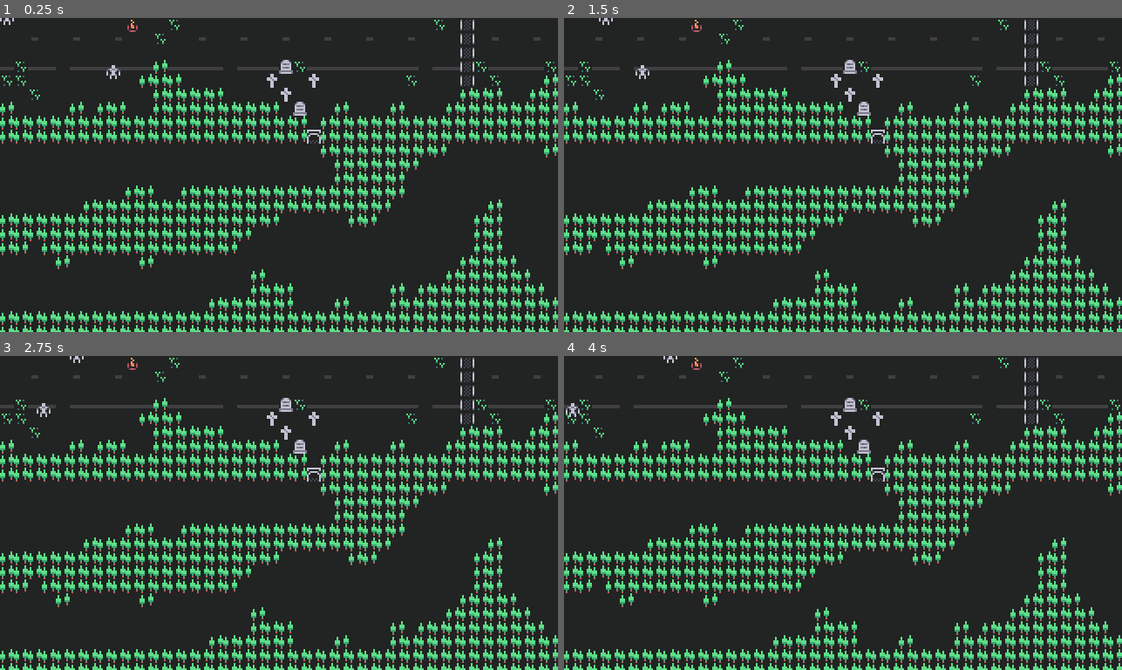
Above: before the commit, frames 1-4 (two rows, left to right).
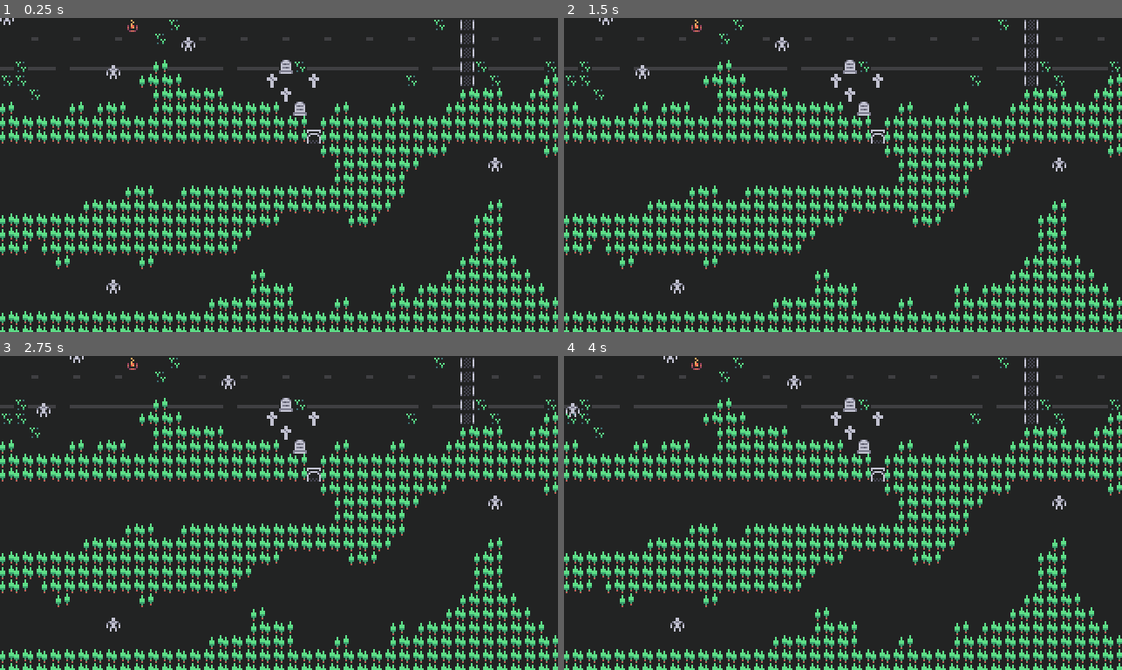
Above: after the commit, the same moments.

Repository: xphere/moonwitches
Game: Godot game, scene res://levels/woods/03 The Woods.tscn
Same seed, same stepped clock (60 frames per second), same inputs: the game is played once before the commit and once after it. This scene is started directly instead of the project's main scene.
Inputs:
- Up to frame 1 (0.25 s): no input
- Up to frame 2 (1.5 s): tap Enter at 0.5 s; hold G (change_group) 0.53-1.28 s; hold Space (activate_scepter) 0.53-1.28 s; tap B (pass_scepter) at 1.35 s
- Up to frame 3 (2.75 s): hold G (change_group) from 2.03 s (still down); hold Space (activate_scepter) from 2.03 s (still down)
- Up to frame 4 (4 s): release Space (activate_scepter) at 2.78 s; tap B (pass_scepter) at 2.85 s; release G (change_group) at 3.53 s; hold Space (activate_scepter) from 3.53 s (still down)

The runs differ from the first frame. In frame 1, 0.2% of the frame differs, in the area x 19-90%, y 6-88%; in frame 2, 0.2%; in frame 3, 0.2%; in frame 4, 0.2%.

Commit message:
give scepter to Ann when path split in The Road

Diff:
--- a/levels/woods/03 The Woods.tscn
+++ b/levels/woods/03 The Woods.tscn
@@ -27,6 +27,7 @@
 [ext_resource path="res://assets/fonts/LoSumires-2X8l.ttf" type="DynamicFontData" id=25]
 [ext_resource path="res://assets/graphics/bindings/ann.png" type="Texture" id=26]
 [ext_resource path="res://assets/graphics/bindings/keyboard.png" type="Texture" id=27]
+[ext_resource path="res://scripts/action/ReparentNode.gd" type="Script" id=28]
 
 [sub_resource type="RectangleShape2D" id=1]
 extents = Vector2( 12, 28 )
@@ -34,29 +35,15 @@
 [sub_resource type="RectangleShape2D" id=2]
 extents = Vector2( 12, 12 )
 
-[sub_resource type="GDScript" id=3]
-script/source = "extends Node
-
-signal completed()
-
-export(NodePath) var group : NodePath
-export(bool) var together := false
-
-
-func execute() -> void:
-	get_node(group).set_together(together)
-	emit_signal(\"completed\")
-"
-
-[sub_resource type="DynamicFont" id=6]
+[sub_resource type="DynamicFont" id=4]
 outline_size = 1
 outline_color = Color( 0.133333, 0.137255, 0.137255, 1 )
 font_data = ExtResource( 25 )
 
-[sub_resource type="RectangleShape2D" id=4]
+[sub_resource type="RectangleShape2D" id=5]
 extents = Vector2( 12, 12 )
 
-[sub_resource type="RectangleShape2D" id=5]
+[sub_resource type="RectangleShape2D" id=6]
 extents = Vector2( 28, 8 )
 
 [node name="Woods" type="Node2D"]
@@ -186,6 +173,44 @@
 [node name="wait #2" type="Node" parent="Level/Enemy #2/Route"]
 script = ExtResource( 20 )
 
+[node name="Enemy #3" parent="Level" instance=ExtResource( 23 )]
+position = Vector2( 104, 15 )
+
+[node name="Route" type="Node" parent="Level/Enemy #3"]
+script = ExtResource( 21 )
+
+[node name="walk #1" type="Node2D" parent="Level/Enemy #3/Route"]
+position = Vector2( 133, 15 )
+script = ExtResource( 22 )
+
+[node name="wait #1" type="Node" parent="Level/Enemy #3/Route"]
+script = ExtResource( 20 )
+
+[node name="walk #2" type="Node2D" parent="Level/Enemy #3/Route"]
+position = Vector2( 0, 15 )
+script = ExtResource( 22 )
+
+[node name="wait #2" type="Node" parent="Level/Enemy #3/Route"]
+script = ExtResource( 20 )
+
+[node name="Enemy #4" parent="Level" instance=ExtResource( 23 )]
+position = Vector2( -77, 84 )
+
+[node name="Enemy #5" parent="Level" instance=ExtResource( 23 )]
+position = Vector2( 65, 154 )
+
+[node name="Enemy #6" parent="Level" instance=ExtResource( 23 )]
+position = Vector2( 284, 84 )
+
+[node name="Enemy #7" parent="Level" instance=ExtResource( 23 )]
+position = Vector2( 419, 97 )
+
+[node name="Enemy #8" parent="Level" instance=ExtResource( 23 )]
+position = Vector2( 338, -22 )
+
+[node name="Enemy #9" parent="Level" instance=ExtResource( 23 )]
+position = Vector2( 338, 0 )
+
 [node name="Group" parent="." instance=ExtResource( 4 )]
 is_ability_available = false
 
@@ -212,7 +237,6 @@
 
 [node name="limit camera" type="Node" parent="on load/action"]
 script = ExtResource( 13 )
-duration = 0.0
 
 [node name="top left" type="Position2D" parent="on load/action/limit camera"]
 position = Vector2( -120, -48 )
@@ -362,8 +386,14 @@
 dialogue = "Sure, take care."
 
 [node name="group split" type="Node" parent="near graveyard/action"]
-script = SubResource( 3 )
-group = NodePath("../../../Group")
+script = ExtResource( 14 )
+node = NodePath("../../../Group")
+property_name = "together"
+
+[node name="give scepter to Ann" type="Node" parent="near graveyard/action"]
+script = ExtResource( 28 )
+node = NodePath("../../../Group/Mentor/Scepter")
+parent = NodePath("../../../Group/Pupil")
 
 [node name="transition #1" type="Node" parent="near graveyard/action"]
 script = ExtResource( 6 )
--- /dev/null
+++ b/scripts/action/ReparentNode.gd
@@ -0,0 +1,14 @@
+extends Node
+
+signal completed()
+
+export(NodePath) var node : NodePath
+export(NodePath) var parent : NodePath
+onready var _node := get_node(node)
+onready var _parent := get_node(parent)
+
+
+func execute() -> void:
+	_node.get_parent().remove_child(_node)
+	_parent.add_child(_node)
+	emit_signal("completed")
--- a/scripts/action/Transition.gd
+++ b/scripts/action/Transition.gd
@@ -5,7 +5,7 @@
 enum State { Show, Hide }
 
 export(State) var transition := State.Show
-export(NodePath) var overlay : NodePath
+export(NodePath) var overlay : NodePath = "Overlay"
 export(bool) var clear_overlay := true
 export(float) var duration := 1.0
 export(Color) var color := Color.black
@@ -31,13 +31,10 @@
 	if clear_overlay:
 		Game.transition.clear_overlay()
 
-	if not overlay:
+	if not overlay or not has_node(overlay):
 		return
 
 	var node := get_node(overlay)
-	if not node:
-		return
-
 	var instance := node.duplicate()
 	if instance is CanvasItem:
 		instance.show()
Not shown: 4 places in levels/woods/03 The Woods.tscn that only renumber resources
